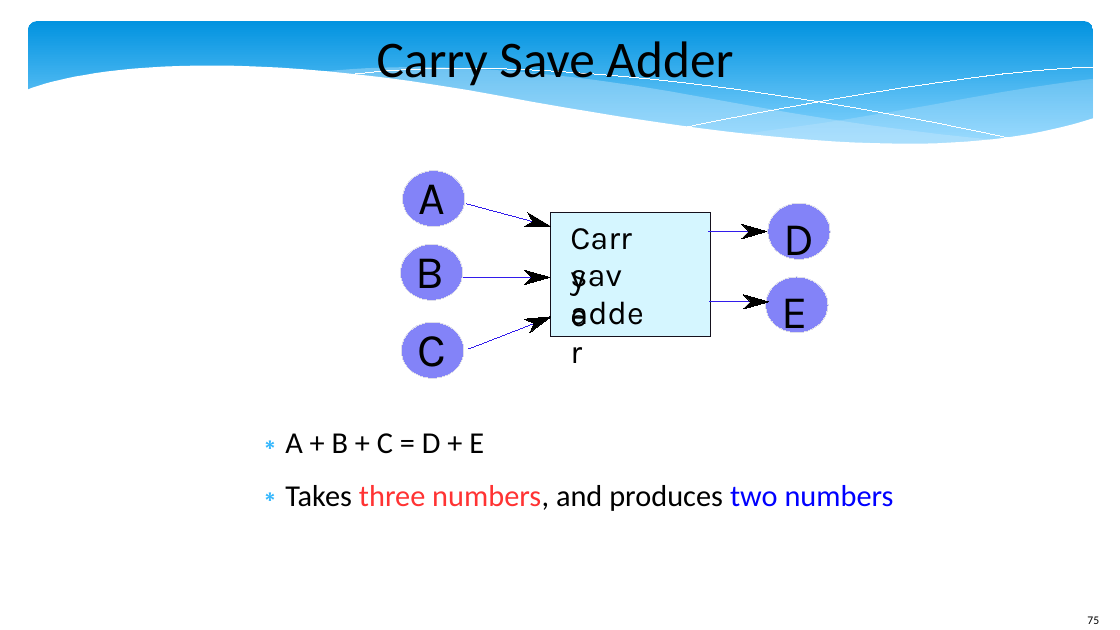
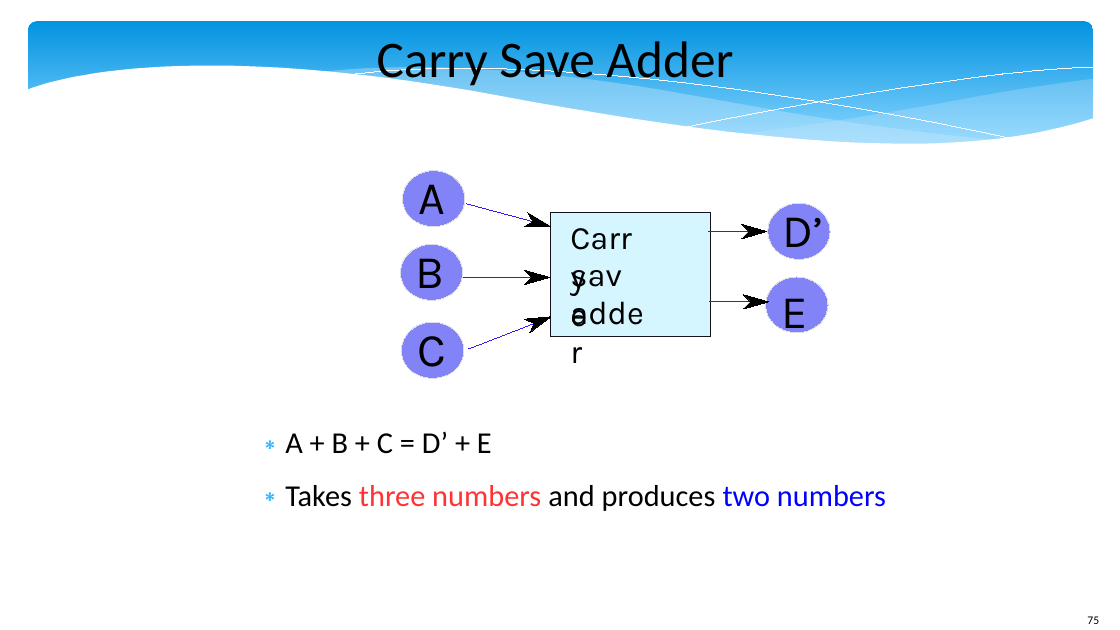
Before and after one commit to srsarangi/srsarangi.github.io, a slide deck: slide 75 of files/bookppts/Chapter_08_Computer_Arithmetic_1.pptx. Drawn at 1120x630 pixels with LibreOffice and Linux fonts; fonts in the diff are those of the drawing. Boxes give left, top, right and bottom in pixels: in the first picture for what was removed or moved away, otherwise in the second. Text is boxed around its words. In the diff, an @@ line names an element or a change of style, - is before the commit and + after.

```diff
--- a/files/bookppts/Chapter_08_Computer_Arithmetic_1.pptx
+++ b/files/bookppts/Chapter_08_Computer_Arithmetic_1.pptx
@@ text at (783,206,824,259): text changed @@
-D
+D’
@@ text at (285,431,886,511): text changed @@
-∗ A + B + C = D + E
-∗ Takes three numbers, and produces two numbers
+∗ A + B + C = D’ + E
+∗ Takes three numbers and produces two numbers
```
Also in this commit, not shown: 3 other slides changed.
